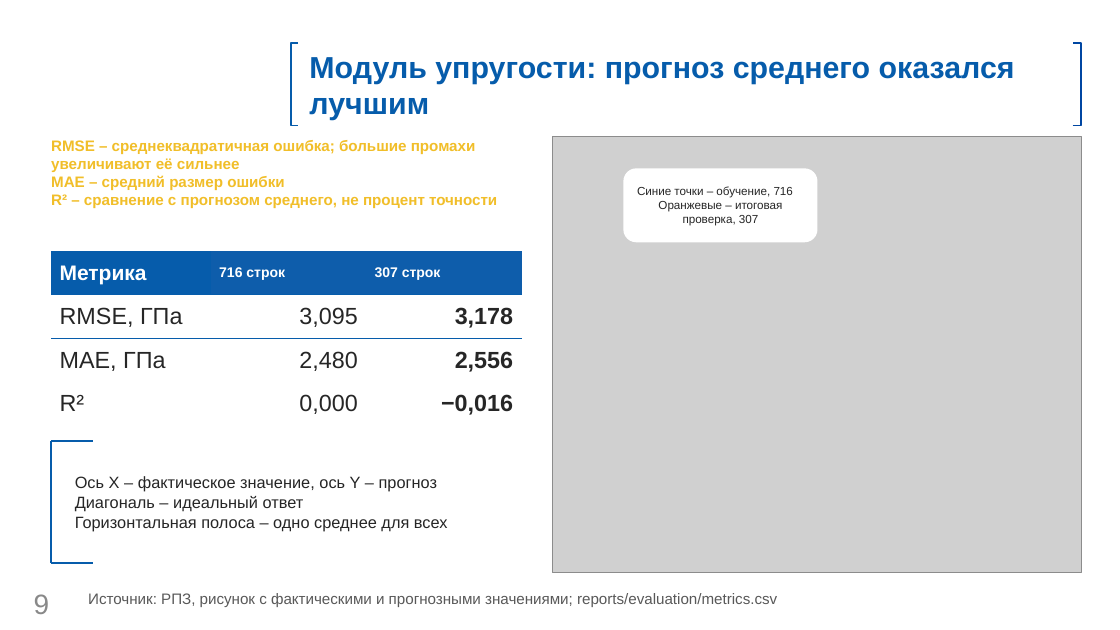
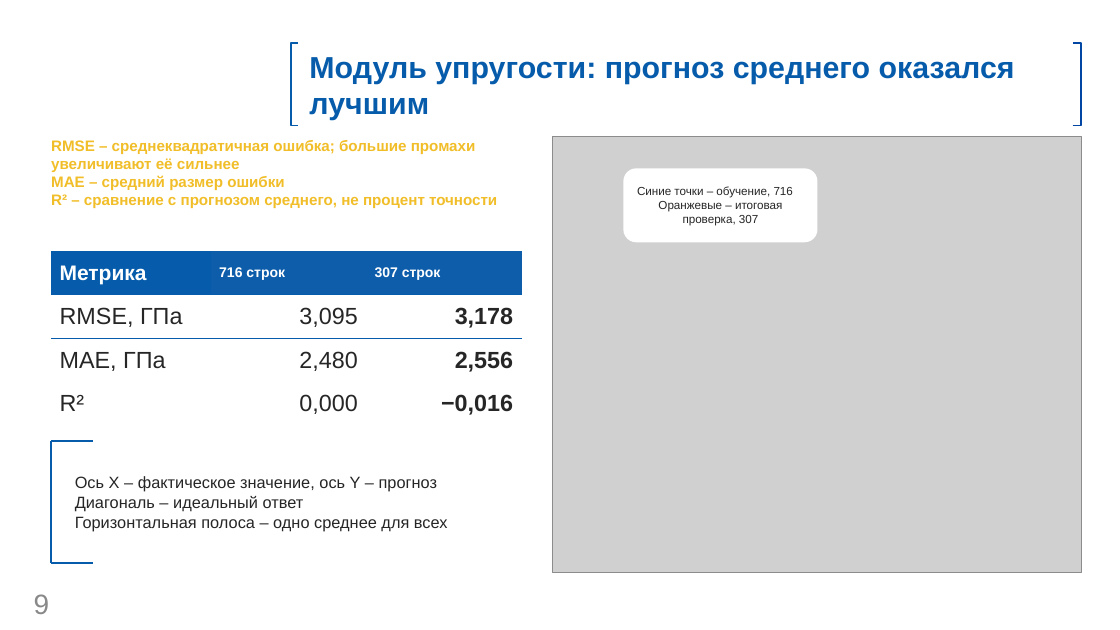
Before and after one commit to fpvcstep/composites-property-prediction, a slide deck: slide 9 of presentation/Презентация.pptx. Drawn at 1120x630 pixels with LibreOffice and Linux fonts; fonts in the diff are those of the drawing; grey boxes stand for pictures; background and template pictures are left out. Boxes give left, top, right and bottom in pixels: in the first picture for what was removed or moved away, otherwise in the second. Text is boxed around its words. In the diff, an @@ line names an element or a change of style, - is before the commit and + after.

```diff
--- a/presentation/Презентация.pptx
+++ b/presentation/Презентация.pptx
@@ text removed at box(88, 593, 777, 607) @@
-Источник: РПЗ, рисунок с фактическими и прогнозными значениями; reports/evaluation/metrics.csv
```
Also in this commit, not shown: 13 other slides changed, 1 other file.
